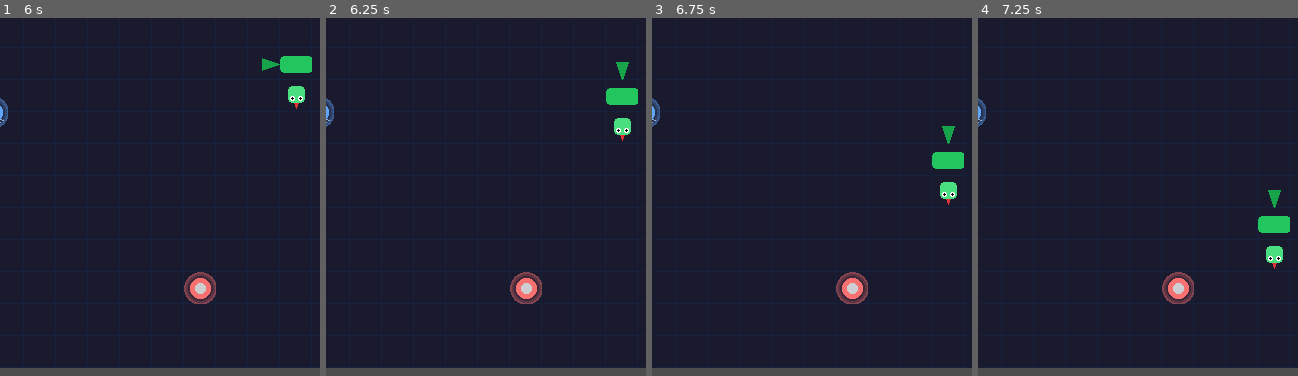
Above: before the commit, frames 1-4 (left to right).
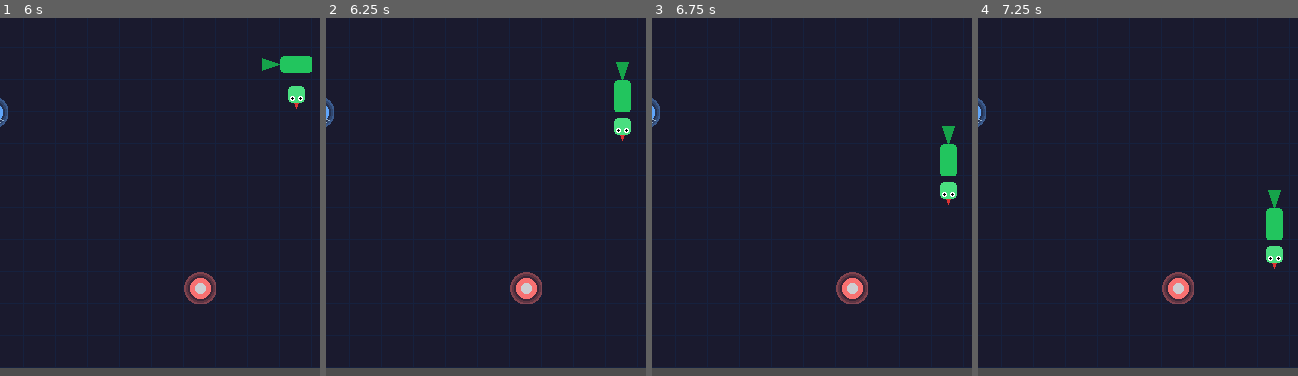
Above: after the commit, the same moments.

Repository: skyfire1123/snake-games
Game: Godot game, scene res://scenes/game_manager.tscn
Same seed, same stepped clock (60 frames per second), same inputs: the game is played once before the commit and once after it.
Inputs (mouse positions are % of the whole screen's width and height, from its top left):
- Up to frame 1 (6 s): click "CLASSIC" at 0.5 s; tap Enter at 1.25, 2.75, 4.25 s; move the mouse to (72, 45) at 1.27 s; hold Right 1.28-2 s; tap R at 1.35, 2.85, 3.5, 4.35, 5.85 s; click (72, 45) at 1.42 s; tap Space at 2, 5 s; drag from (30, 55) to (68, 34) at 2.02 s; move the mouse to (60, 28) at 2.77 s; hold Right 2.78-3.5 s; drag from (45, 70) to (72, 48) at 3.52 s; move the mouse to (80, 65) at 4.27 s; hold Left 4.28-5 s; drag from (20, 35) to (88, 21) at 5.02 s; move the mouse to (55, 50) at 5.77 s; hold Down from 5.78 s (still down); click (55, 50) at 5.92 s
- Up to frame 2 (6.25 s): keep holding Down
- Up to frame 3 (6.75 s): release Down at 6.5 s; drag from (35, 25) to (30, 55) at 6.52 s
- Up to frame 4 (7.25 s): no input
The pictures show only the part of the screen within x 46-96%, y 46-96%; the shares and areas given below are measured in that part.

Frame 1 is identical in both runs. In frame 2, 0.4% of the frame differs, in the area x 87-98%, y 17-27%; in frame 3, 0.4%; in frame 4, 0.4%.

Commit message:
fix: add missing Vector2i(0,-1) up direction body texture key
- _body_textures was missing Vector2i(0, -1) entry for upward movement
- this caused snake body to fallback to horizontal texture when moving up
- fix applied in both _load_default_skin() and apply_skin()

Diff:
--- a/scripts/snake.gd
+++ b/scripts/snake.gd
@@ -39,6 +39,7 @@
 	}
 	_body_textures = {
 		Vector2i(0, 1):   load(base + "snake_body_vertical.png"),
+		Vector2i(0, -1):  load(base + "snake_body_vertical.png"),  # up → same vertical texture
 		Vector2i(1, 0):   load(base + "snake_body_horizontal.png"),
 		Vector2i(1, -1):  load(base + "snake_body_down_right.png"),
 		Vector2i(-1, -1): load(base + "snake_body_down_left.png"),
@@ -62,6 +63,7 @@
 	}
 	_body_textures = {
 		Vector2i(0, 1):   textures.get("snake_body_vertical"),
+		Vector2i(0, -1):  textures.get("snake_body_vertical"),  # up → same vertical texture
 		Vector2i(1, 0):   textures.get("snake_body_horizontal"),
 		Vector2i(1, -1):  textures.get("snake_body_down_right"),
 		Vector2i(-1, -1): textures.get("snake_body_down_left"),
